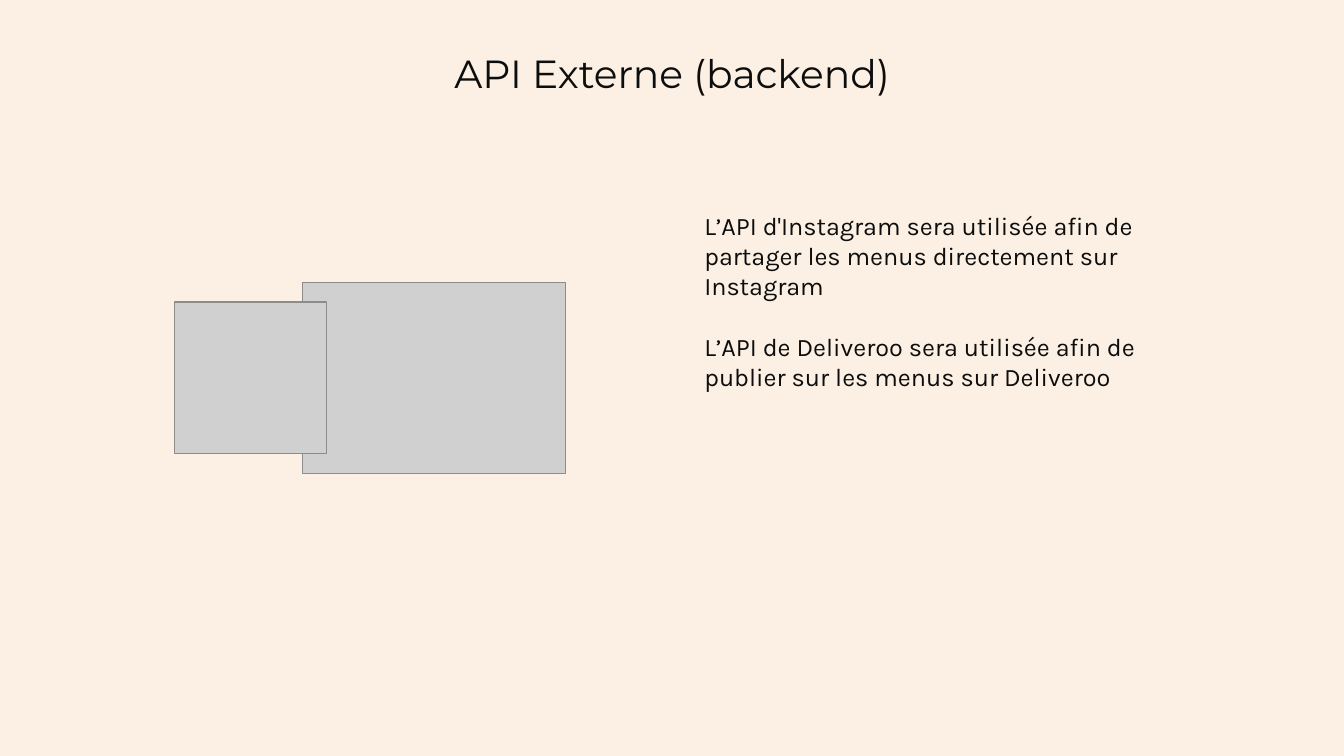
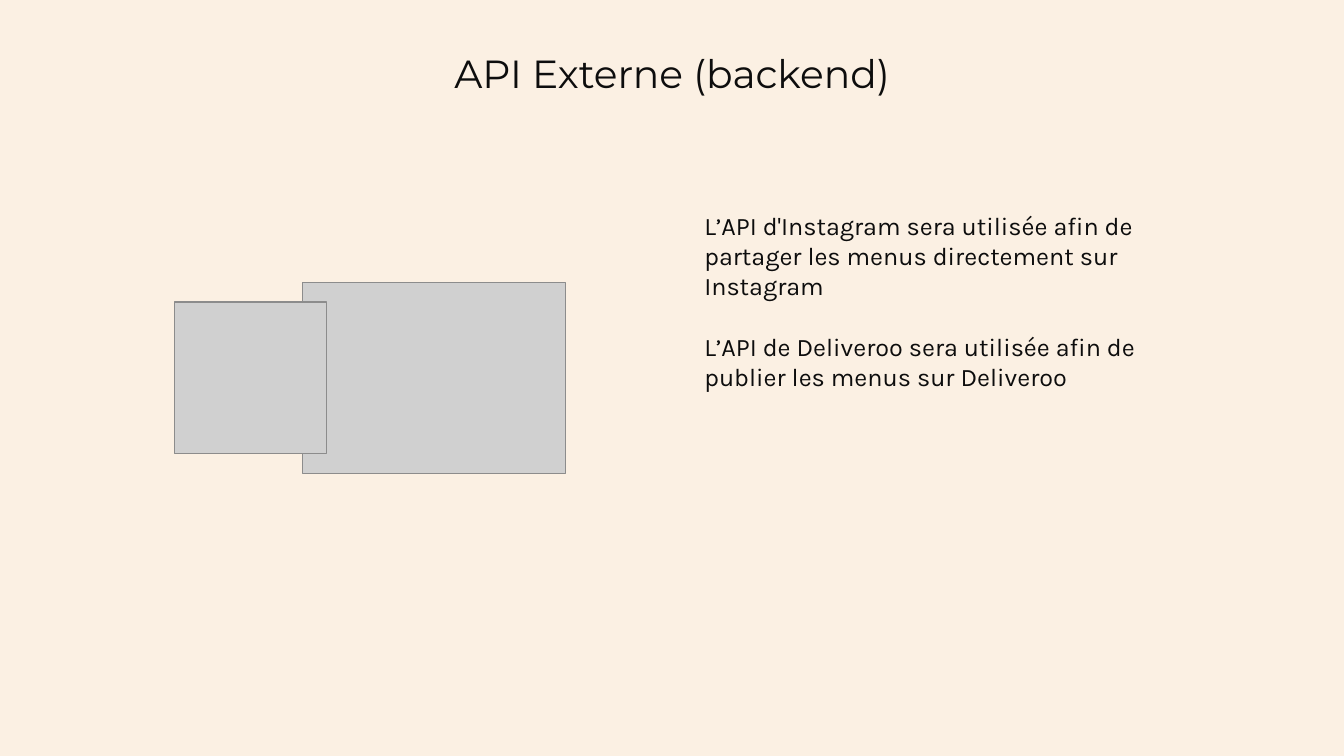
Before and after one commit to Arnaud-B-OC/oc-p4, a slide deck: slide 8 of Présentation - Solution Technique.pptx. Drawn at 1344x756 pixels with LibreOffice and Linux fonts; fonts in the diff are those of the drawing; grey boxes stand for pictures. Boxes give left, top, right and bottom in pixels: in the first picture for what was removed or moved away, otherwise in the second. Text is boxed around its words. In the diff, an @@ line names an element or a change of style, - is before the commit and + after.

```diff
--- a/Présentation - Solution Technique.pptx
+++ b/Présentation - Solution Technique.pptx
@@ text at (704,337,1135,392): text changed @@
-L’API de Deliveroo sera utilisée afin de publier sur les menus sur Deliveroo
+L’API de Deliveroo sera utilisée afin de publier les menus sur Deliveroo
```
Also in this commit, not shown: 1 other slide changed.
